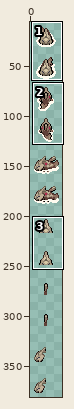
Two states of a sprite sheet, graphics/relicanth.png. Above, an overview of the earlier version with the close-up marked.
Close-up. The starting point:
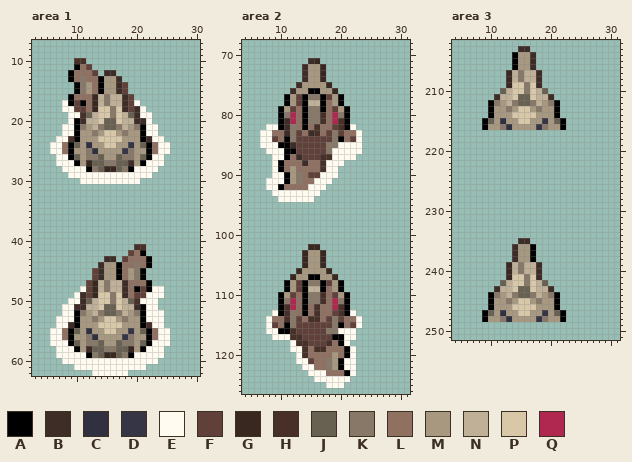
The file is 32x384 pixels. Colours within 5 levels of each other are drawn and written as one. Shown: area 1: x 3..30, y 7..62; area 2: x 4..31, y 68..126; area 3: x 4..31, y 202..251. The wide view leaves out empty margins. The commit also changed other parts of the picture, which this record leaves out.
Palette (. is transparent): A #000000  B #3e2c27  C #303040  D #353546  E #fffbf0  F #604038  G #382820  H #483028  J #686050  K #887868  L #907060  M #a89880  N #c0b098  P #d8c8a8  Q #b02850
Pixels before, area 1, first column x 6:
10 ....HH..............
11 ....ALF.............
12 ...ALLLF.BB.........
13 ...ALKLLAMMB........
14 ....AKMLAMMBF.......
15 ....AKMLAMMBF.......
16 ...ALLLGNKNNBF......
17 ..EAFALGNKNNBFE.....
18 ..EEFFLGPPKPBFBE....
19 ...EEHJNPPKPNJBEE...
20 ...EABNNPJJPNNBBE...
21 ..EEAKMNKJJKNMKAEE..
22 ..EEAMMKMPPMKMMAEE..
23 .EEHAMMMPPPPMMMABEE.
24 EELAJMCMMPPMMDMJALEE
25 EELAMMKCMMMMDKMMALEE
26 .EEAJMKKJMMJKKMJAEE.
27 .EEEAMGJJKKJJBMAEEE.
28 ..EEEEAKJGGJKAEEEE..
29 ...EEEEEEEEEEEEEE...
30 .....EEEEEEEEEE.....
31 ....................
32 ....................
33 ....................
34 ....................
35 ....................
36 ....................
37 ....................
38 ....................
39 ....................
40 ....................
41 ..............HH....
42 .............FLA....
43 .........BB.FLLLA...
44 ........BMMALLKLA...
45 .......FBMMALMKA....
46 .......FBMMALMKA....
47 ......FGNKNNBLLLA...
48 .....EFGNKNNBLAFAEE.
49 ....EBFGPPKPBLFFEEE.
50 ...EEBJNPPKPNJHEEE..
51 ..EEBBNNPJJPNNBAEE..
52 ..EEAKMNKJJKNMKAEEE.
53 .EEEAMMKMPPMKMMAEEE.
54 .EEBAMMMPPPPMMMAHEE.
55 EELAJMCMMPPMMDMJALEE
56 EELAMMKCMMMMDKMMALEE
57 EEEAJMKKJMMJKKMJAEEE
58 .EEEAMBJJKKJJGMAEEE.
59 .EEEEEAKJGGJKAEEEEE.
60 ..EEEEEEEEEEEEEEEE..
61 ....EEEEEEEEEEEE....
62 .......EEEEEE.......
Pixels before, area 2, first column x 7:
 71 ........BG.......
 72 .......BMMG......
 73 .......BMMG......
 74 .......BMMG......
 75 ......BMMMMG.....
 76 .....BMMAAMMG....
 77 ....AMFAKKAFMA...
 78 ....AMFANNALMA...
 79 ...AMFLAKKALFMA..
 80 ...AKQLAKKHLQKA..
 81 ...ABQLAKKHLQHA..
 82 .EEABKLALHLLFHAE.
 83 EELLBKFLBHLFKFLLE
 84 EEFLAKFFFFFFKALFE
 85 EEEAABFFFFFKKEEEE
 86 .EEEAAFFFFFKEEEEE
 87 ..EEALBFFFHHEEEE.
 88 ..EALLLBLLHEEE...
 89 ..EALMLLLLHEE....
 90 ..EEAMKLFFEEE....
 91 .EEEAMKLLEEE.....
 92 .EEALLLLEEE......
 93 ..EEEEEEEE.......
 94 ...EEEEEE........
 95 .................
 96 .................
 97 .................
 98 .................
 99 .................
100 .................
101 .................
102 ........GG.......
103 .......GMMG......
104 .......GMMG......
105 .......GMMG......
106 ......GMMMMG.....
107 .....GMMAAMMG....
108 ....AMFAKKAFMA...
109 ....AMFANNALMA...
110 ...AMFLAKKHLFMA..
111 ...AKQLAKKHLQKA..
112 ...AHQLALHLLQHA..
113 ..EAHKLALHLLFHAE.
114 .ELLHKFLHHLFKFLLE
115 .EFLAKFFFFFFKALFE
116 .EEAAHFFFFFKKEEE.
117 ..EEEHHFFFFFAAEE.
118 .....EHHFFFHLAE..
119 .....EEHLHHLLLAE.
120 ......EHLLLLMLAE.
121 ......EEFLLKMAEE.
122 .......EELLKMAEE.
123 ........EEELLLAE.
124 .........EEEEEE..
125 ...........EEE...
Pixels before, area 3, first column x 9:
203 ......BB......
204 .....AMMB.....
205 .....AMMB.....
206 .....AMMB.....
207 ....GNKNNB....
208 ....GNKNNB....
209 ....GPPKPB....
210 ...JNPPKPNJ...
211 ..BNNPJJPNNB..
212 .AKMNKJJKNMKA.
213 .AMMKMPPMKMMA.
214 .AMMMPPPPMMMA.
215 AJMCMMPPMMDMJA
216 AMMKCMMMMDKMMA
217 ..............
218 ..............
219 ..............
220 ..............
221 ..............
222 ..............
223 ..............
224 ..............
225 ..............
226 ..............
227 ..............
228 ..............
229 ..............
230 ..............
231 ..............
232 ..............
233 ..............
234 ..............
235 ......BB......
236 .....BMMA.....
237 .....BMMA.....
238 .....BMMA.....
239 ....GNKNNB....
240 ....GNKNNB....
241 ....GPPKPB....
242 ...JNPPKPNJ...
243 ..BNNPJJPNNB..
244 .AKMNKJJKNMKA.
245 .AMMKMPPMKMMA.
246 .AMMMPPPPMMMA.
247 AJMCMMPPMMDMJA
248 AMMKCMMMMDKMMA
Now the later version:
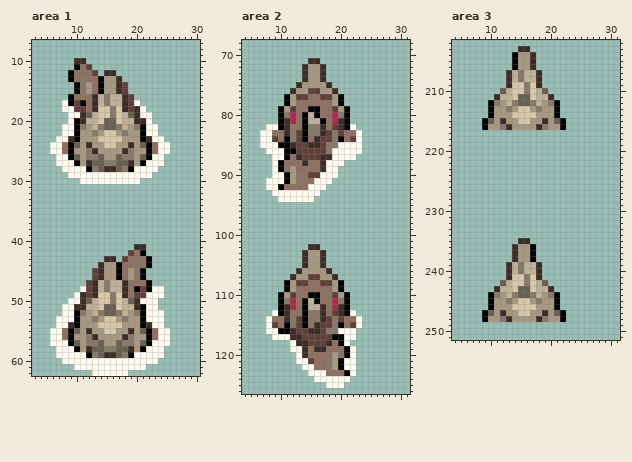
Diff:
Area 1:
Colour B replaces colour C in row 24 at x 12; in row 25 at x 13; in row 55 at x 12; in row 56 at x 13.
Colour B replaces colour D in row 24 at x 19; in row 25 at x 18; in row 55 at x 19; in row 56 at x 18.
Colour B replaces colour G in rows 16 to 18 at x 13; in row 27 at x 12; in row 28 at x 15 to 16; in rows 47 to 49 at x 13; in row 58 at x 19; in row 59 at x 15 to 16.
Colour B replaces colour H in row 10 at x 10 to 11; in row 19 at x 11; in row 23 at x 9; in row 41 at x 20 to 21; in row 50 at x 20; in row 54 at x 22.
Area 2:
Colour A replaces colour F in row 84 at x 14; in row 115 at x 14.
Colour A replaces colour H in row 81 at x 17.
Colour A replaces colour K in row 79 at x 15 to 16; in row 80 at x 16; in row 110 at x 15 to 16; in row 111 at x 16.
Colour A replaces colour L in row 83 at x 14; in row 114 at x 14.
Colour B replaces colour F in row 84 at x 16; in row 85 at x 15 to 16; in row 115 at x 16; in row 116 at x 15 to 16.
Colour B replaces colour G in row 71 at x 16; in rows 72 to 74 at x 17; in row 75 at x 18; in row 76 at x 19; in row 102 at x 15 to 16; in rows 103 to 105 at x 14 and 17.
Colour B replaces colour G in row 106 at x 13 and 18; in row 107 at x 12 and 19.
Colour B replaces colour H in rows 81 to 82 at x 20; in row 87 at x 17 to 18; in rows 88 to 89 at x 17; in rows 112 to 113 at x 11 and 20; in row 114 at x 11; in row 116 at x 12.
Colour B replaces colour H in row 117 at x 12 to 13; in row 118 at x 13 to 14 and 18; in row 119 at x 14 and 16 to 17; in row 120 at x 14.
Colour B replaces colour L in rows 82 to 83 at x 17; in rows 112 to 114 at x 17.
Colour F replaces colour A in row 76 at x 15 to 16; in row 77 at x 14 and 17; in row 107 at x 15 to 16; in row 108 at x 14 and 17.
Colour K replaces colour B in row 83 at x 15.
Colour K replaces colour H in rows 82 to 83 at x 16; in rows 113 to 114 at x 16.
Colour K replaces colour L in row 82 at x 15; in row 113 at x 15.
Colour L replaces colour A in rows 78 to 79 at x 14 and 17; in row 109 at x 14 and 17; in row 110 at x 14.
Colour L replaces colour F in row 78 at x 13; in row 84 at x 15; in row 109 at x 13; in row 115 at x 15.
Colour L replaces colour H in row 80 at x 17; in rows 110 to 111 at x 17; in row 114 at x 15.
Colour L replaces colour K in row 77 at x 15 to 16; in row 108 at x 15 to 16.
Colour L replaces colour N in row 78 at x 15 to 16; in row 109 at x 15 to 16.
Colour N replaces colour H in row 112 at x 16.
Colour N replaces colour K in row 80 at x 15; in row 81 at x 15 to 16; in row 111 at x 15.
Colour N replaces colour L in row 112 at x 15.
Area 3:
Colour B replaces colour C in row 215 at x 12; in row 216 at x 13; in row 247 at x 12; in row 248 at x 13.
Colour B replaces colour D in row 215 at x 19; in row 216 at x 18; in row 247 at x 19; in row 248 at x 18.
Colour B replaces colour G in rows 207 to 209 at x 13; in rows 239 to 241 at x 13.
